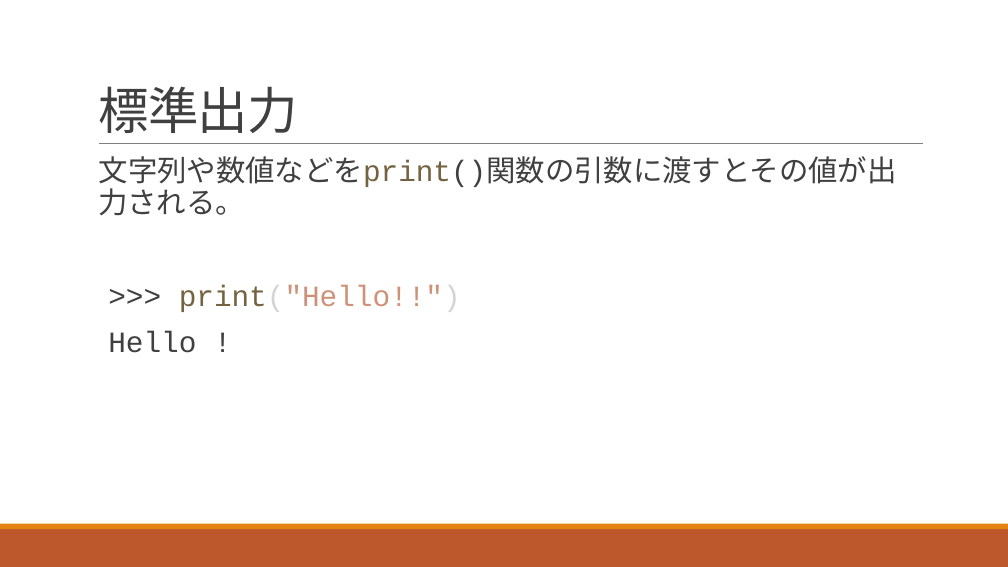
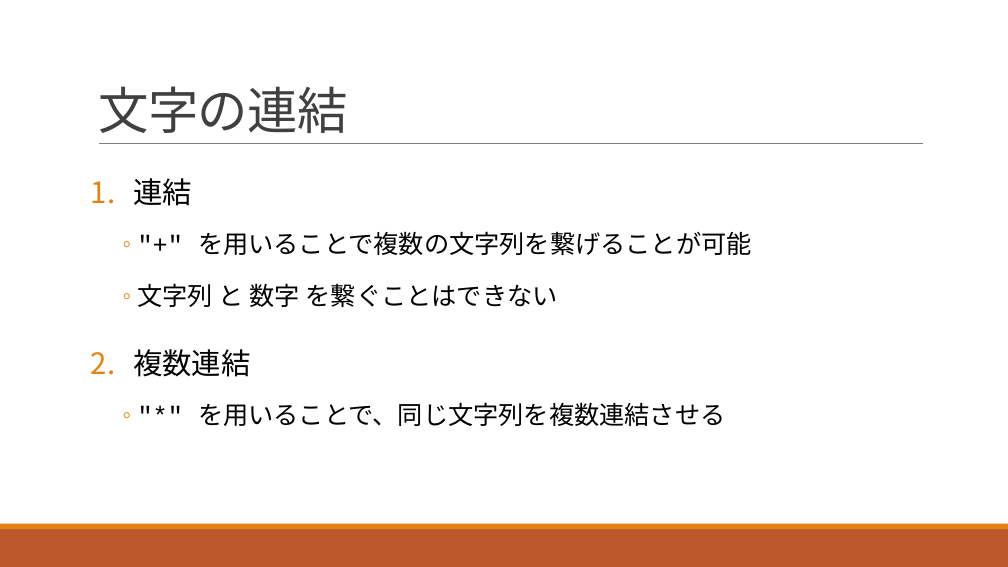
Before and after one commit to navy1634/Teach, a slide deck: slide 25 of 20230530/unit1.pptx (slide 7 before the commit). Drawn at 1008x567 pixels with LibreOffice and Linux fonts; fonts in the diff are those of the drawing. Boxes give left, top, right and bottom in pixels: in the first picture for what was removed or moved away, otherwise in the second. Text is boxed around its words. In the diff, an @@ line names an element or a change of style, - is before the commit and + after.

```diff
--- a/20230530/unit1.pptx
+++ b/20230530/unit1.pptx
@@ title at (x1=98, y1=86, x2=348, y2=133): text changed; font Courier New to Noto Sans CJK JP @@
-標準出力
+文字の連結
@@ text at (x1=133, y1=178, x2=752, y2=426): text changed; size 28 to 24 pt; text colour #404040 to #000000 @@
-  文字列や数値などをprint()関数の引数に渡すとその値が出力される。
->>> print("Hello!!")
-Hello !
+1. 連結
+    ◦ "+" を用いることで複数の文字列を繋げることが可能
+    ◦ 文字列 と 数字 を繋ぐことはできない
+2. 複数連結
+    ◦ "*" を用いることで、同じ文字列を複数連結させる
```
Also in this commit, not shown: 8 other slides changed, 1 slide added, 1 slide removed, 1 other file.
